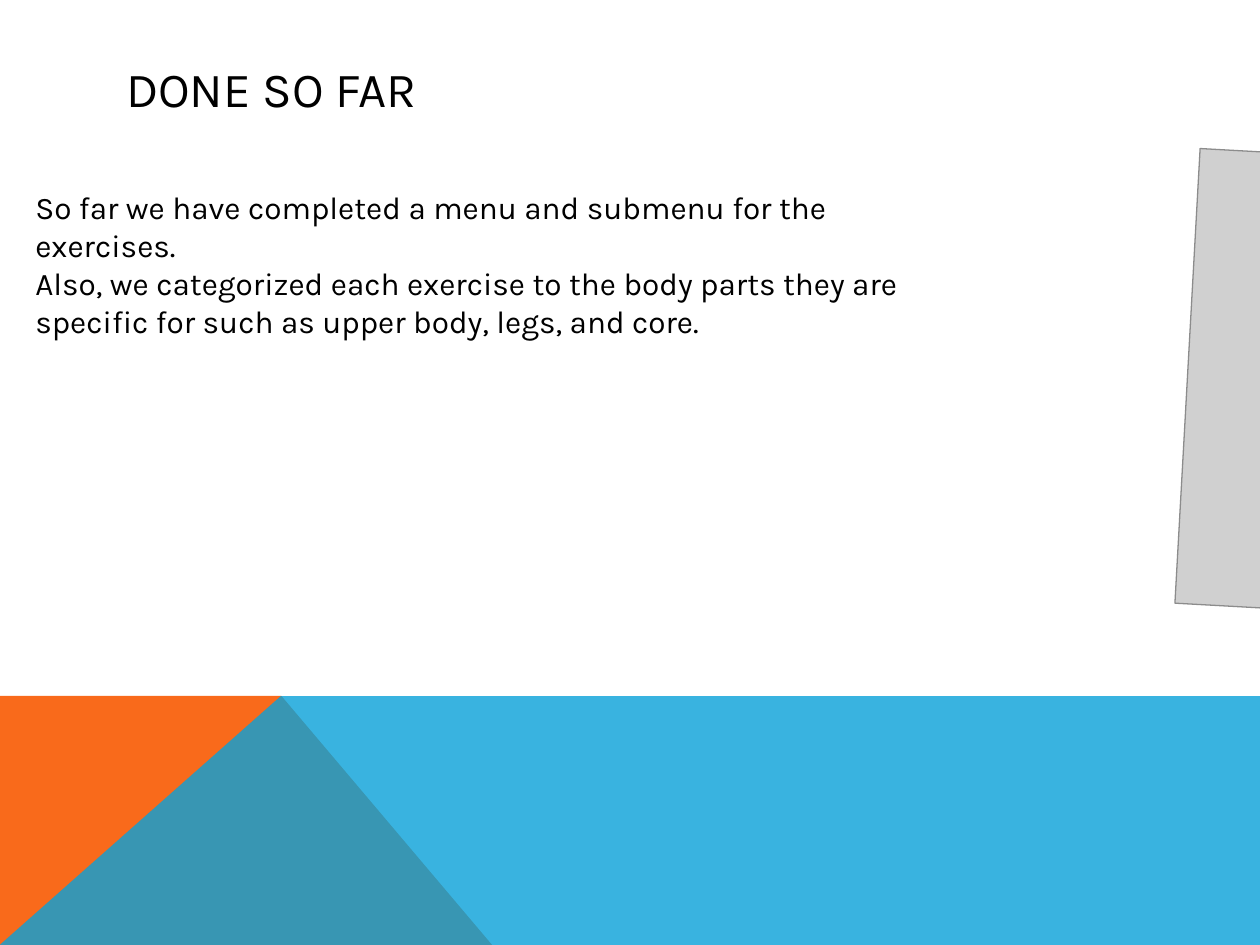
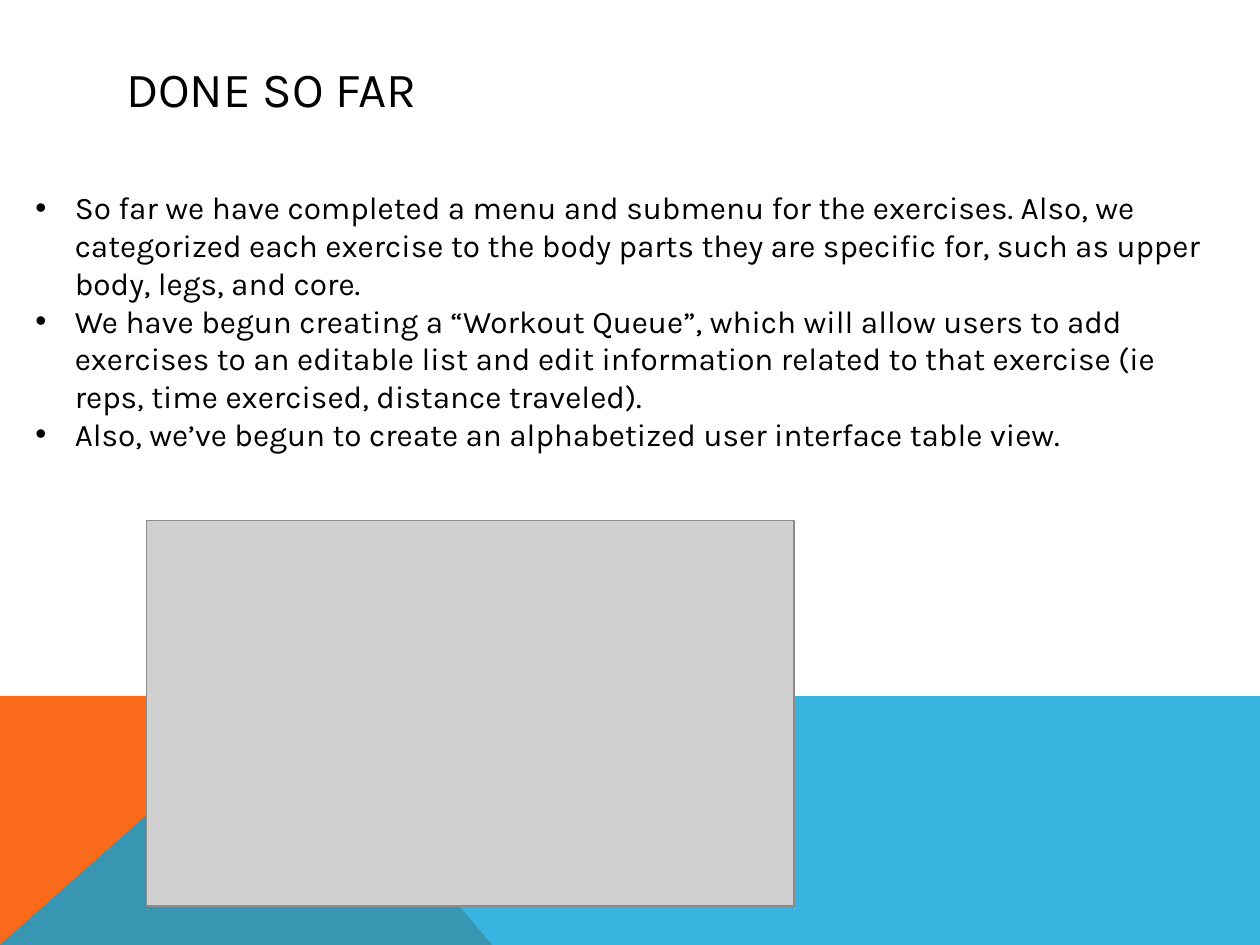
Before and after one commit to mea36/duca2012_group5, a slide deck: slide 5 of PrototypeDemoCurtis314.pptx (slide 3 before the commit). Drawn at 1260x945 pixels with LibreOffice and Linux fonts; fonts in the diff are those of the drawing; grey boxes stand for pictures. Boxes give left, top, right and bottom in pixels: in the first picture for what was removed or moved away, otherwise in the second. Text is boxed around its words. In the diff, an @@ line names an element or a change of style, - is before the commit and + after.

```diff
--- a/PrototypeDemoCurtis314.pptx
+++ b/PrototypeDemoCurtis314.pptx
@@ text at [75, 197, 1200, 454]: text changed @@
-So far we have completed a menu and submenu for the exercises.
-Also, we categorized each exercise to the body parts they are
-specific for such as upper body, legs, and core.
+• So far we have completed a menu and submenu for the exercises. Also, we categorized each exercise to the body parts they are specific for, such as upper body, legs, and core.
+• We have begun creating a “Workout Queue”, which will allow users to add exercises to an editable list and edit information related to that exercise (ie reps, time exercised, distance traveled).
+• Also, we’ve begun to create an alphabetized user interface table view.
@@ picture at [146, 520, 794, 906]: rotation 3 to 0 degrees @@
```
Also in this commit, not shown: 4 other slides changed, 2 slides added, 1 other file.
